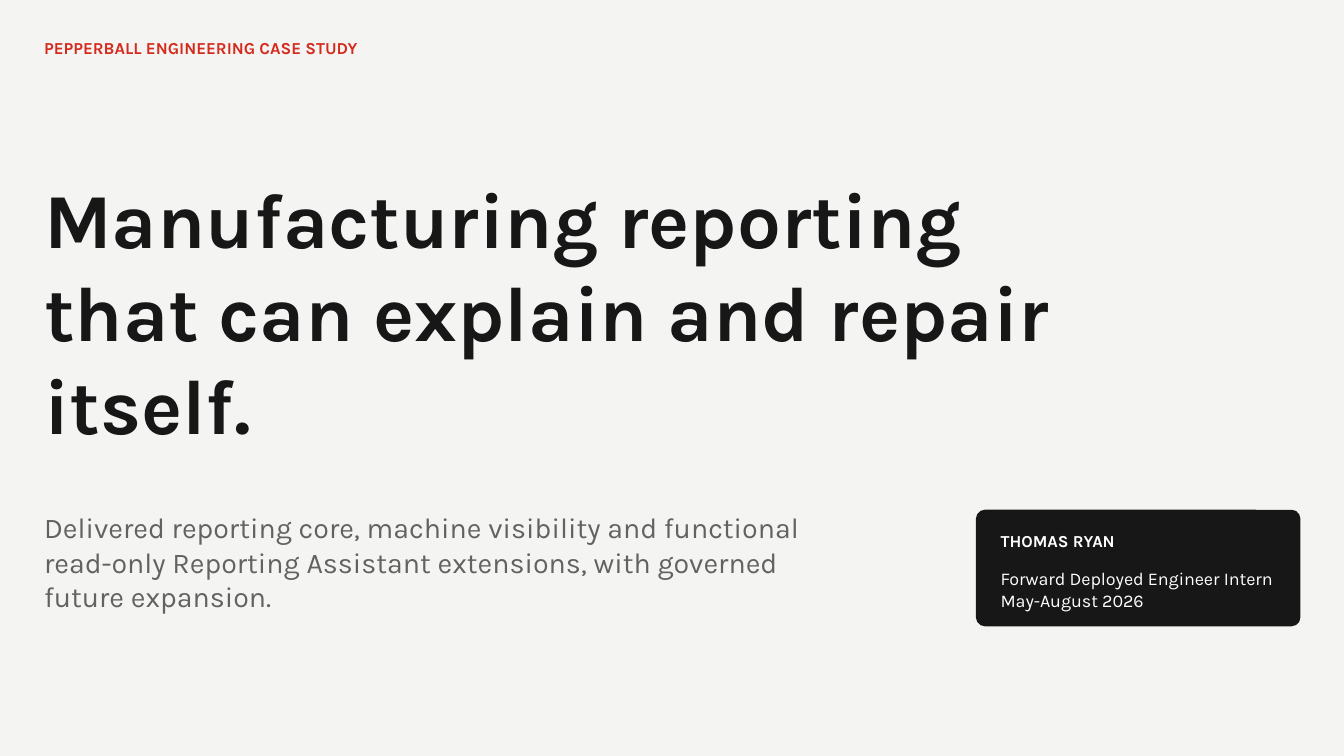
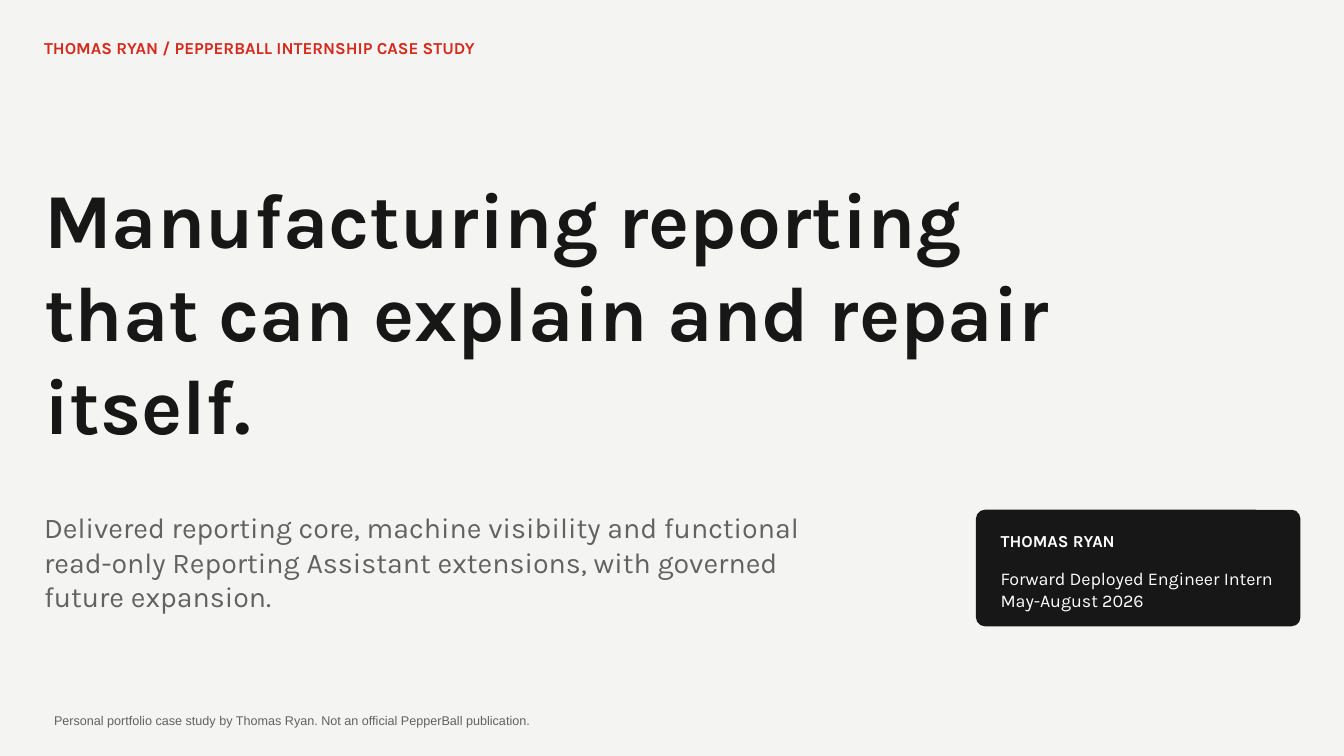
Before and after one commit to tonnyryam/pepperball-reporting-platform-case-study, a slide deck: slide 1 of public/Thomas-Ryan-PepperBall-Platform-Case-Study.pptx. Drawn at 1344x756 pixels with LibreOffice and Linux fonts; fonts in the diff are those of the drawing. Boxes give left, top, right and bottom in pixels: in the first picture for what was removed or moved away, otherwise in the second. Text is boxed around its words. In the diff, an @@ line names an element or a change of style, - is before the commit and + after.

Commit message:
Remove company-specific public assumptions and clarify personal authorship

```diff
--- a/public/Thomas-Ryan-PepperBall-Platform-Case-Study.pptx
+++ b/public/Thomas-Ryan-PepperBall-Platform-Case-Study.pptx
@@ text at (x1=44, y1=43, x2=475, y2=55): text changed @@
-PEPPERBALL ENGINEERING CASE STUDY
+THOMAS RYAN / PEPPERBALL INTERNSHIP CASE STUDY
@@ text added at (x1=54, y1=716, x2=530, y2=728), 9 pt, text #626262 @@
+Personal portfolio case study by Thomas Ryan. Not an official PepperBall publication.
```
Also in this commit, not shown: 7 other slides changed, 15 other files.
